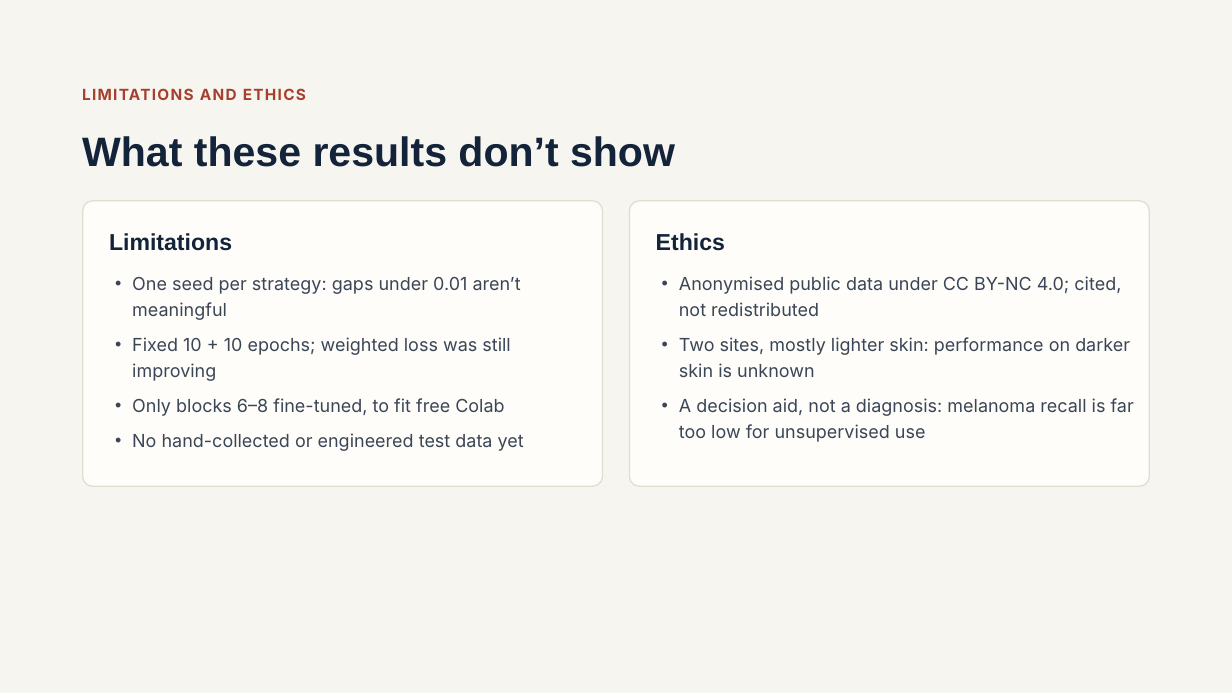
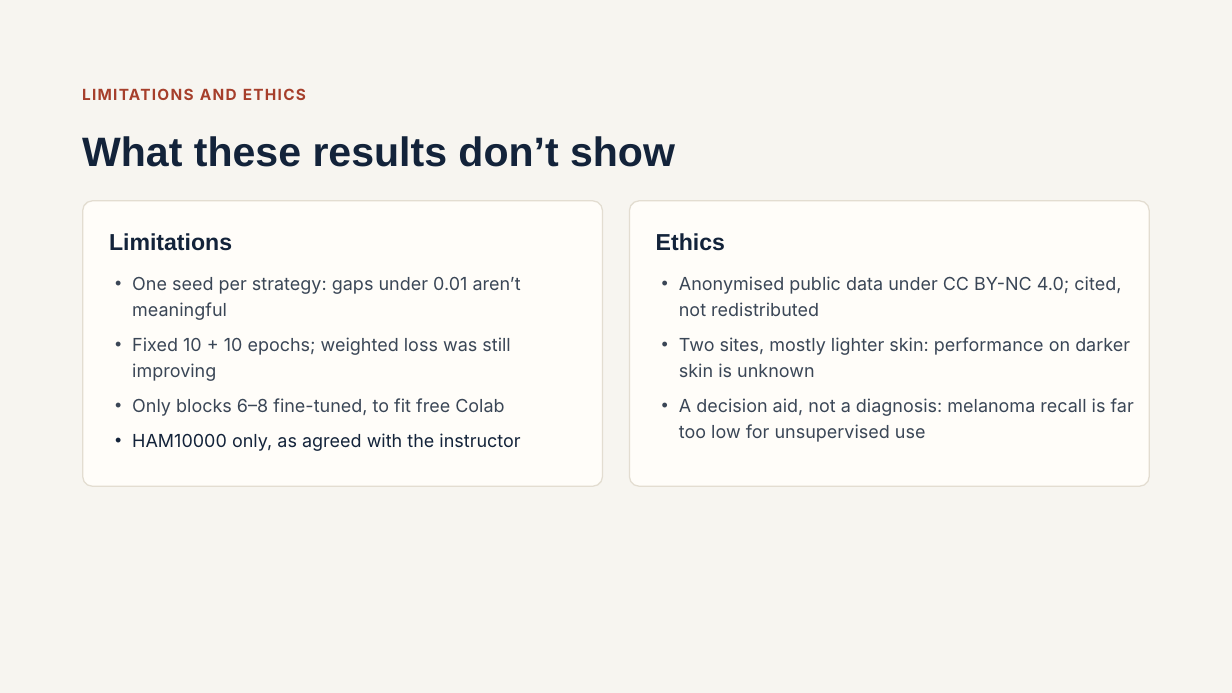
Before and after one commit to Mohidraheel/skin-lesion-classification, a slide deck: slide 14 of Skin Lesion Classification on HAM10000.pptx. Drawn at 1232x693 pixels with LibreOffice and Linux fonts; fonts in the diff are those of the drawing. Boxes give left, top, right and bottom in pixels: in the first picture for what was removed or moved away, otherwise in the second. Text is boxed around its words. In the diff, an @@ line names an element or a change of style, - is before the commit and + after.

```diff
--- a/Skin Lesion Classification on HAM10000.pptx
+++ b/Skin Lesion Classification on HAM10000.pptx
@@ text at [132, 433, 520, 451]: text changed; text colour #3A4656 to #13233A @@
-• No hand-collected or engineered test data yet
+• HAM10000 only, as agreed with the instructor
```
Also in this commit, not shown: 1 other file.
